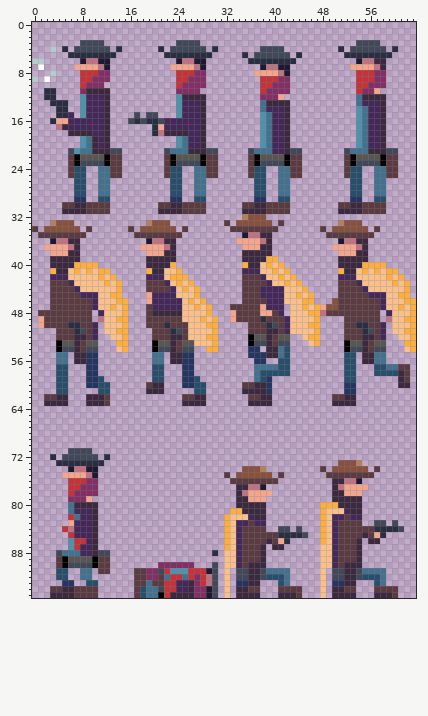
Sprite sheet -- ludum_dare_41/characters/cowboys/bandit.png. This is how it looked before the edit.
The file is 64x96 pixels.
After the commit:
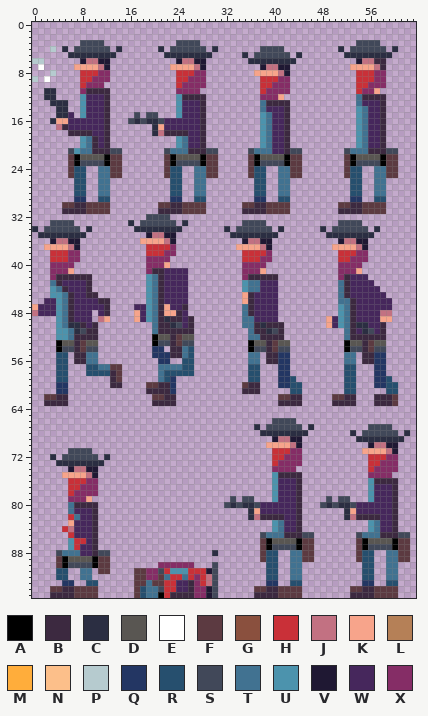
Palette (. is transparent): A #000000  B #3c2940  C #2b2e42  D #595652  E #ffffff  F #5c3a41  G #8a503e  H #c93038  J #c27182  K #f7a48b  L #b58057  M #ffad3b  N #fcbf8a  P #b6cbcf  Q #233663  R #264f6e  S #414859  T #417291  U #4c93ad  V #1f1833  W #46275c  X #852d66
Edits made:
Changed rows in their new state; - is an unchanged pixel.
first column x 0:
32 -------------------SSSS------------....-------------------------
33 ---SSSS---------C-SSSSSS-C------.-.SSSS.-.---------SSSS---------
34 C-SSSSSS-C------.CCCCCCCC.------C.SSSSSS.C------C-SSSSSS-C------
35 -CCCCCCCC--------..VJJVV.--------CCCCCCCC--------CCCCCCCC-------
36 ------VV----------KKKKJV----------.VJJVV--------------VV--------
37 -------V----------.HHHHX----------K---JV---------------V--------
38 ---HHHXX-----------HHHXX-----------HHHHX-----------HHHXX--------
39 ---HHHXX-----------XXXX.-----------HHHXX.----------HHXXX--------
40 ---XXXX....--------XXXK.-----------XXXX...---------XXXX....-----
41 ---XXXK......------X--WWWW---------XXXK....--------XXXK......---
42 ---XBBBBBB....-----UTBWWWW---------XBBBBB...-------XB-WW......--
43 ---TBW-WWB.....----UTB-WWW.--------UTTW-W....------TBW-WW......-
44 ---UTBW-WB.....----UTBW-WW..-------UTT---.....-----TBWW-WW.....-
45 ---UUTBW-BB....----UTB--WW..-------KBW---......----TBWWW---....-
46 --WWUTBWWW-BB...---UTB---W...------KBWW--......---.TTBWWWW-W....
47 KWWWUTBWWW-WB...-WWUTBK--B....---..TBWW--.-........UTBWWWW-W....
48 JWWWUTBWWW--B...-KWUT-KK-W....---..TBWWWW.-........UTBWWWWJJ....
49 -...UTBWWW--K...-KWUTBCBBWB....--..TTWWWW.......-KWUTBWWWWKK....
50 -...UT--BWB-....---.TBBCSWB....----TTBCBBB......-KWUTB--WWB-....
51 ----UUT--BB-....----TBBBBBB....-----TBBCSB......----TBW--WB-....
52 ----UUT--BB--...----ADD-FDD....-----TTB-BB.--...----TBB--BB--...
53 --------------..-----SS--SS....------DD--DD---..--------------..
54 --------------..----QQ.-BTR--..-----ASS-FSS-------------------..
55 ----RR---TT---------QQQ--TR---------TT.--QQ---------TT---QQ-----
56 ----RR---TT---------.QQ..RR---------TT.BBQQ---------TT---QQ-----
57 ---------RRTTFF-----.TTTTRR---------RR...QQ--------------QQ....-
58 ---------RRRRBF-----.TRRRRR---------RR...QQ--------------QQ....-
59 ---------...-BF-----.TRQ-...--------RR..-QQR-------------QQR-..-
60 ----QQ---....BB-----F-BQ-....-------B-..-QQRR-------RR---QQRR..-
61 ----QQ-----..---------BQ---..---------..---RR-------RR-----RR---
62 ---------....-------FFBB-....-------....-FFBB------------BBBF---
63 ---------....-------BBBB-....-------....-BBBB------------BBBF---
66 ----------------------------------------SSSS--------------------
67 -------------------------------------C-SSSSSS-C---------SSSS----
68 --------------------------------------CCCCCCCC-------C-SSSSSS-C-
69 ----------------------------------------VJJVV---------CCCCCCCC--
70 ---------------------------------------KKKKJV-----------VJJVV---
71 ----------------------------------------HHHXX----------KKKKJV---
72 ----------------------------------------HHXXX-----------HHHXX---
73 ----------------------------------------HXXXX------....-HHXXX---
74 -----------------------------------....-XXXX----.-......HXXXX---
75 --------------------------------.-......UBBBB----.......XXXX----
76 ---------------------------------.......UWWWB-----.....-UBBBB---
77 ----------------------------------.....-UWWWB-----......UWWWB---
78 ----------------------------------......UWWWB-----.....-UWWWB---
79 ---------------------------------S.SS..-UWWWB----S.SS..-UWWWB---
80 --------------------------------SCSCCSWWWWWWB---SCSCCSWWWWWWB---
81 ---------------------------------...CKWWWWWWB---....CKWWWWWWB---
82 --------------------------------....CJ-BBBWWB---....CJBBBBWWB---
83 --------------------------------.......-UTWWB---.......-UTWWB---
84 --------------------------------.......-UTWWB---........UTWWB.--
85 --------------------------------......STTTBBB-S-......STTTBBBSS-
86 --------------------------------......-ADDDDAFF-......FADDDDAFF-
87 --------------------------------......FASSSSAFF-......FASSSSAFF-
88 --------------------------------......FRR--TTFF-......FRR--TTFF-
89 --------------------------------......FRR--TTFF-......FRR--TTFF-
90 --------------------------------.......RR--TT---.......RR--TT---
91 --------------------------------.-.....RR..TT---.-.....RR..TT---
92 --------------------------------.-.....--..TT---.-.....--..TT---
93 --------------------------------.-....-QQ..RR---.-....-QQ..RR---
94 --------------------------------.-...-FBB-------.-...-FBB-------
95 --------------------------------.-...-BBBFFF----.-...-BBBFFF----
Changed places in both pictures, as pixel boxes (x1, y1, x2, y2):
changed: (32, 214, 416, 598)
